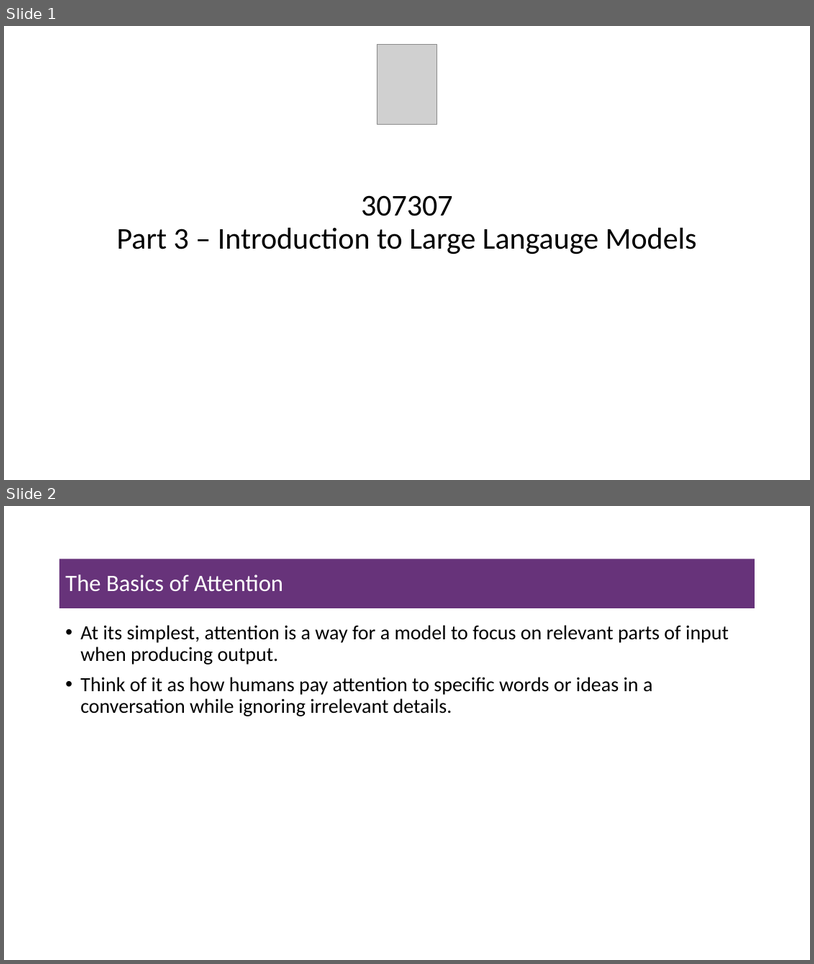
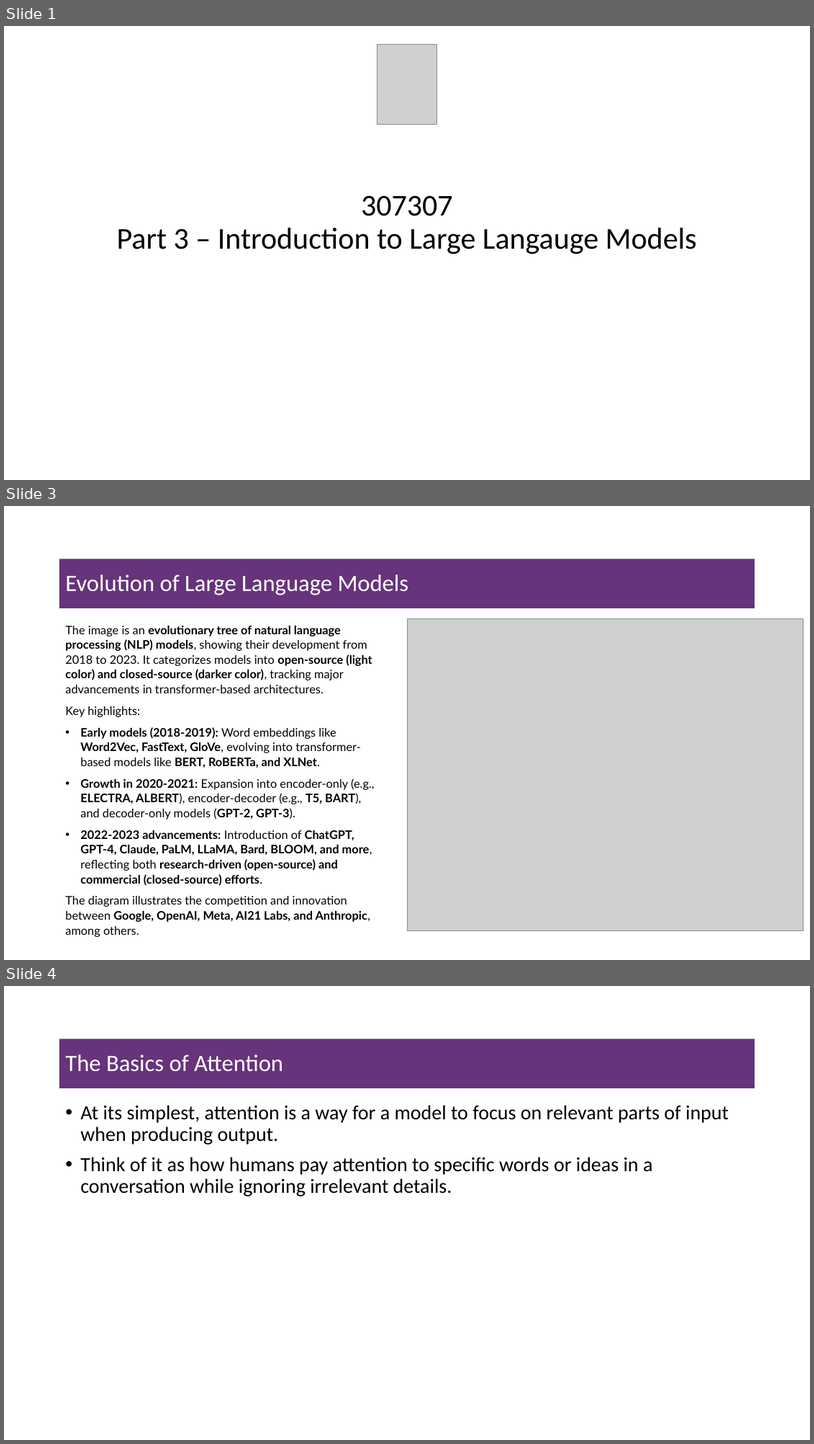
Before and after one commit to msfasha/307307-BI-Methods, a slide deck: 20242-NLP-LLM/lecture notes/Part 3 - Introduction to Large Lanuage Models/Part 2 Introduction to Large Langauge Models.pptx. Shown one above the other, each under a label of ours: slides 1 and 2 before the commit, slides 1, 3 and 4 after it; the slides between them are not shown. The pictures are 814x964 and 814x1444 pixels, drawn with LibreOffice and Linux fonts; fonts in the diff are those of the drawing; grey boxes stand for pictures; background and template pictures are left out. Boxes give left, top, right and bottom in pixels: in the first picture for what was removed or moved away, otherwise in the second. Text is boxed around its words. In the diff, an @@ line names an element or a change of style, - is before the commit and + after.

```diff
--- a/20242-NLP-LLM/lecture notes/Part 3 - Introduction to Large Lanuage Models/Part 2 Introduction to Large Langauge Models.pptx
+++ b/20242-NLP-LLM/lecture notes/Part 3 - Introduction to Large Lanuage Models/Part 2 Introduction to Large Langauge Models.pptx
@@ slide 3 added at (4, 506, 810, 960), background #FFFFFF @@
@@ title added at (59, 559, 756, 608), fill #67337A, 28 pt, text #FFFFFF @@
+Evolution of Large Language Models
@@ text added at (65, 626, 374, 937), 14 pt, text #000000, bold @@
+The image is an evolutionary tree of natural language processing (NLP) models, showing their development from 2018 to 2023. It categorizes models into open-source (light color) and closed-source (darker color), tracking major advancements in transformer-based architectures.
+Key highlights:
+• Early models (2018-2019): Word embeddings like Word2Vec, FastText, GloVe, evolving into transformer-based models like BERT, RoBERTa, and XLNet.
+• Growth in 2020-2021: Expansion into encoder-only (e.g., ELECTRA, ALBERT), encoder-decoder (e.g., T5, BART), and decoder-only models (GPT-2, GPT-3).
+• 2022-2023 advancements: Introduction of ChatGPT, GPT-4, Claude, PaLM, LLaMA, Bard, BLOOM, and more, reflecting both research-driven (open-source) and commercial (closed-source) efforts.
+The diagram illustrates the competition and innovation between Google, OpenAI, Meta, AI21 Labs, and Anthropic, among others.
@@ picture added at (407, 619, 804, 931) @@
@@ what was slide 2 is now slide 4 @@
```
Also in this commit, not shown: 1 other slide added, 7 other files.
